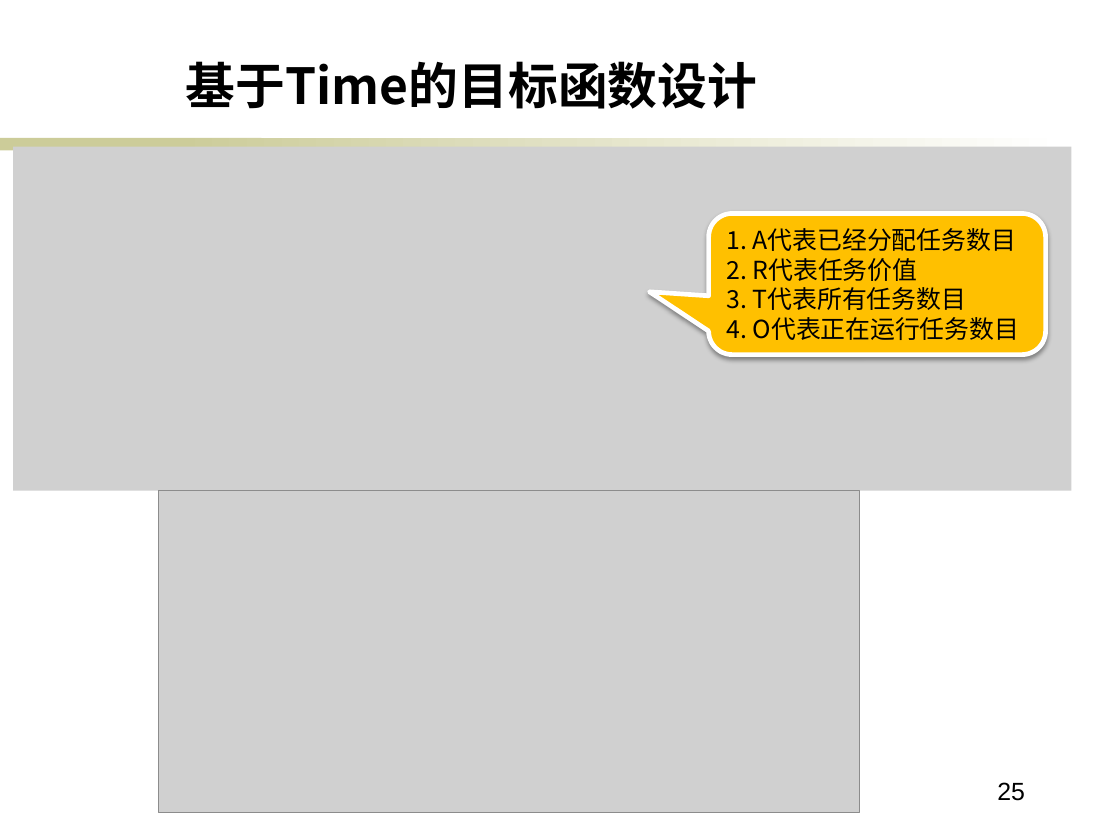
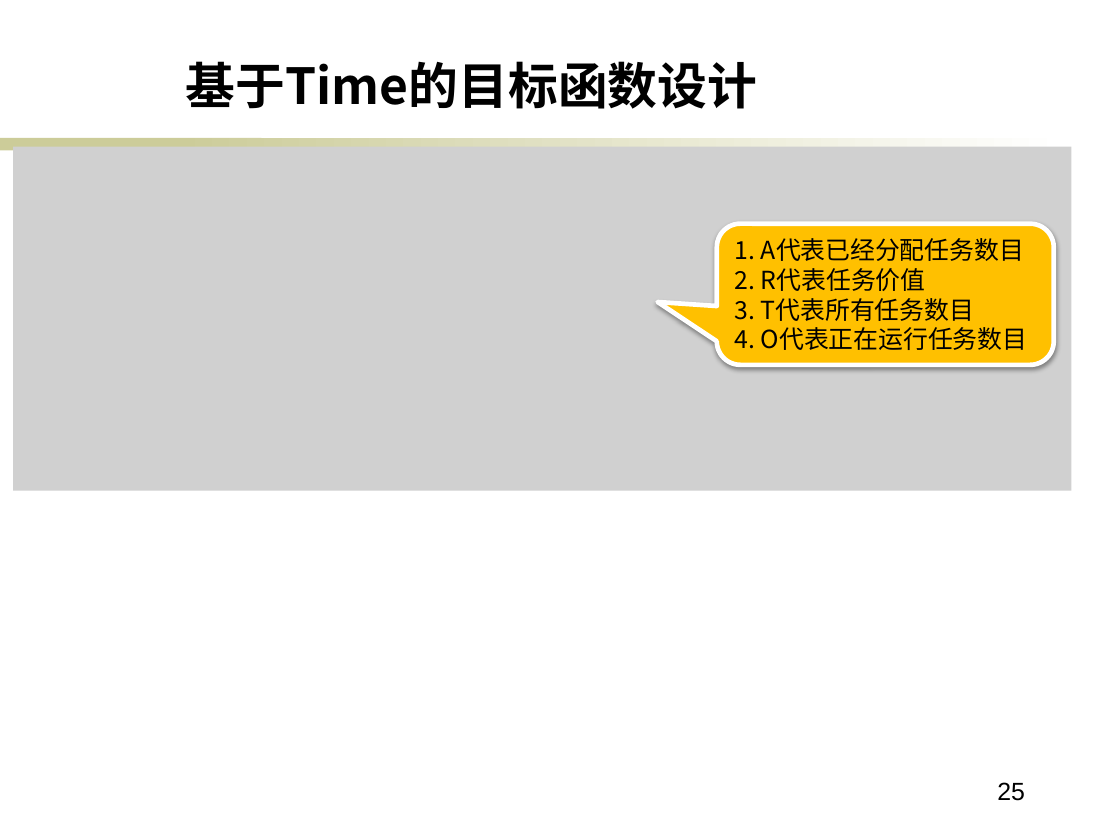
Before and after one commit to ericsonyc/paper, a slide deck: slide 25 of 毕业答辩.pptx. Drawn at 1120x840 pixels with LibreOffice and Linux fonts; fonts in the diff are those of the drawing; grey boxes stand for pictures; background and template pictures are left out. Boxes give left, top, right and bottom in pixels: in the first picture for what was removed or moved away, otherwise in the second. Text is boxed around its words. In the diff, an @@ line names an element or a change of style, - is before the commit and + after.

```diff
--- a/毕业答辩.pptx
+++ b/毕业答辩.pptx
@@ rounded speech box "1. A代表已经分配任务数目": place and size @@
-rounded speech box "1. A代表已经分配任务数目" at bbox=[709, 214, 1046, 355]
+rounded speech box "1. A代表已经分配任务数目" at bbox=[717, 224, 1054, 365]
@@ picture removed at bbox=[159, 491, 860, 812] @@
```
Also in this commit, not shown: 7 other slides changed, 2 slides added, 1 slide removed, 2 other files.
